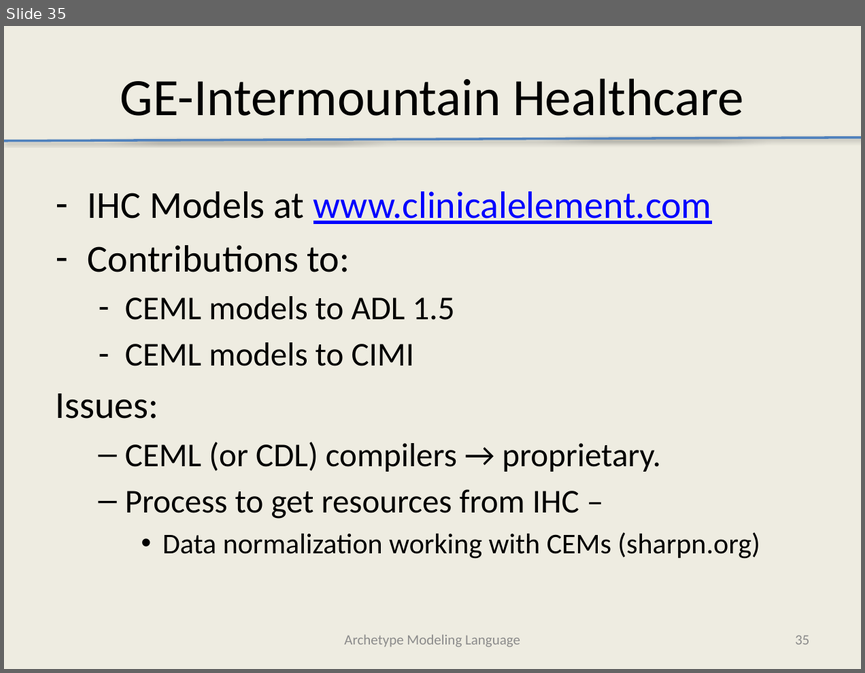
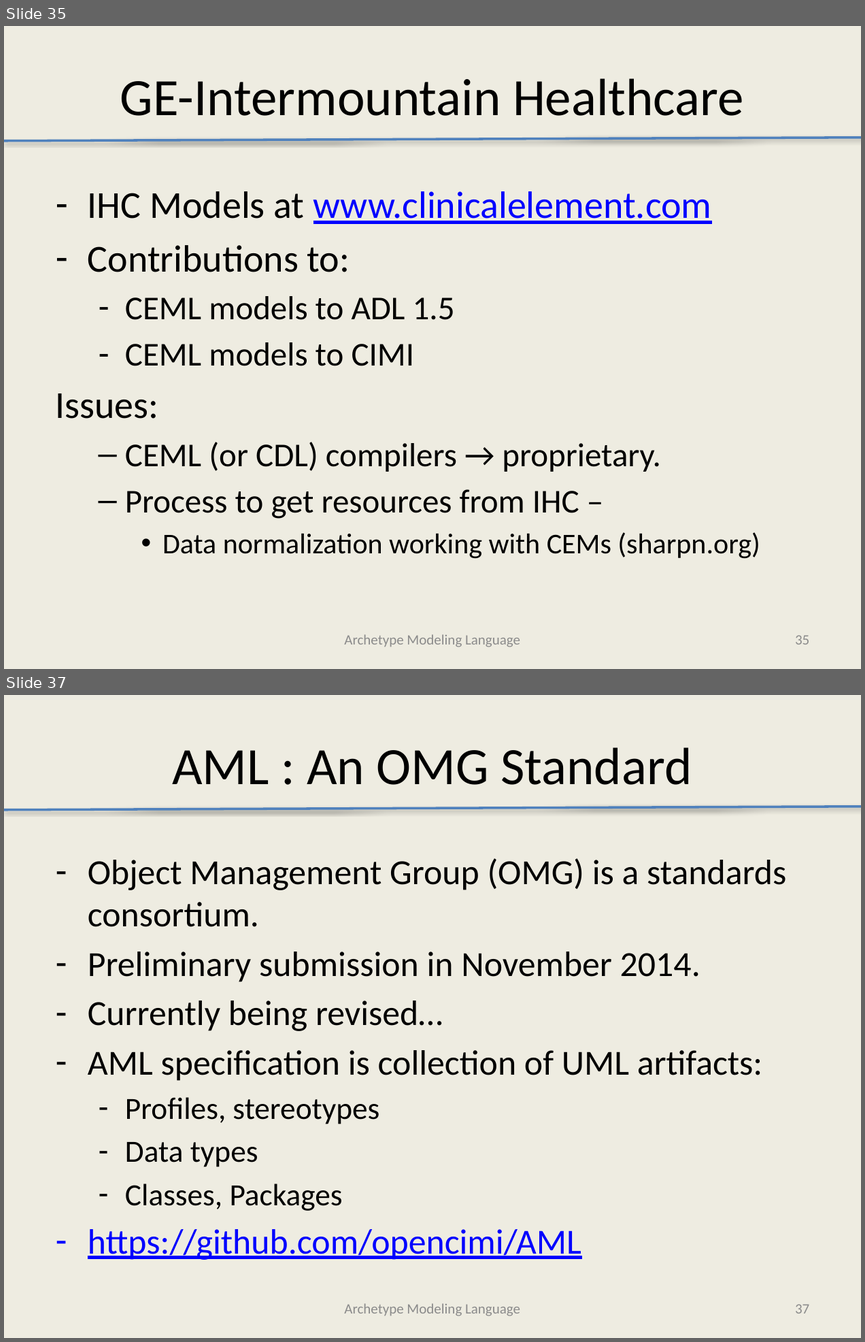
Before and after one commit to Avelanda/AMLTooling, a slide deck: docs/AMLTooling.pptx. Shown one above the other, each under a label of ours: slide 35 before the commit, slides 35 and 37 after it; the slides between them are not shown. The pictures are 865x673 and 865x1342 pixels, drawn with LibreOffice and Linux fonts; fonts in the diff are those of the drawing. Boxes give left, top, right and bottom in pixels: in the first picture for what was removed or moved away, otherwise in the second. Text is boxed around its words. In the diff, an @@ line names an element or a change of style, - is before the commit and + after.

```diff
--- a/docs/AMLTooling.pptx
+++ b/docs/AMLTooling.pptx
@@ slide 37 added at <box>4,695,861,1338</box>, background #EEECE1 @@
@@ title added at <box>172,747,691,785</box>, 44 pt, text #000000 @@
+AML : An OMG Standard
@@ line added from (4, 810) to (861, 807), #4F81BD 2 pt @@
@@ text added at <box>88,858,786,1259</box>, 29.6 pt, text #000000 @@
+– Object Management Group (OMG) is a standards consortium.
+– Preliminary submission in November 2014.
+– Currently being revised…
+– AML specification is collection of UML artifacts:
+  – Profiles, stereotypes
+  – Data types
+  – Classes, Packages
+– https://github.com/opencimi/AML
@@ text added at <box>344,1303,520,1316</box>, 12 pt, text #8C8C8C @@
+Archetype Modeling Language
@@ page number added at <box>795,1304,809,1313</box>, 12 pt, text #8C8C8C @@
+37
```
Also in this commit, not shown: 1 slide changed, 9 other slides added.
